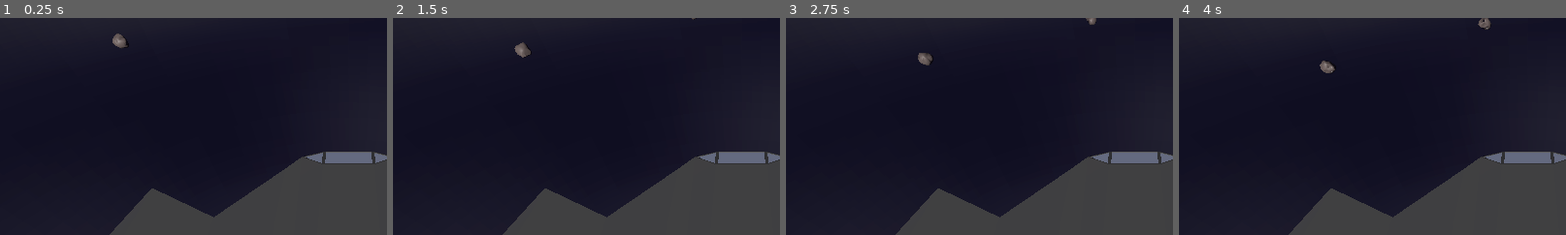
Above: before the commit, frames 1-4 (left to right).
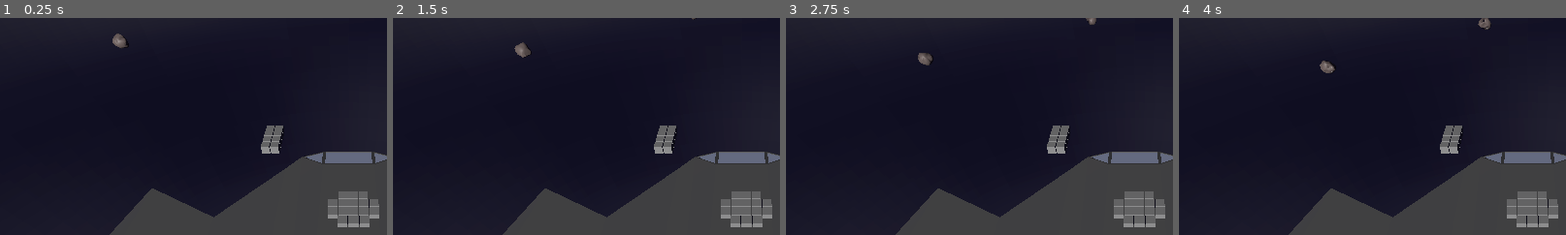
Above: after the commit, the same moments.

Repository: Xwilarg/LudumDare54
Game: Godot game, scene res://Scenes/Main.tscn
The game is run twice, just before and just after one commit, with the same random seed, the same clock (stepped at 60 frames per second) and the same inputs.
Inputs:
- Up to frame 1 (0.25 s): no input
- Up to frame 2 (1.5 s): click "Flak" at 0.5 s; click "Flak" at 1.25 s
- Up to frame 3 (2.75 s): click "Flak" at 2 s
- Up to frame 4 (4 s): click "Flak" at 2.75 s; click "Flak" at 3.5 s
The pictures show only the part of the screen within x 5-55%, y 10-60%; the shares and areas given below are measured in that part.

The runs differ from the first frame. In frame 1, 2.3% of the frame differs, in the area x 67-98%, y 49-97%; in frame 2, 2.3%; in frame 3, 2.3%; in frame 4, 2.3%.

Commit message:
Fix grid bugs

Diff:
--- a/Scenes/Spaceship.tscn
+++ b/Scenes/Spaceship.tscn
@@ -15,7 +15,7 @@
 transform = Transform3D(1, 0, 0, 0, 1, 0, 0, 0, 1, 0, -4.03657, 0)
 
 [node name="Grid" type="Node3D" parent="."]
-transform = Transform3D(1, 0, 0, 0, 1, 0, 0, 0, 1, 0, 3.41498, 0)
+transform = Transform3D(1, 0, 0, 0, 1, 0, 0, 0, 1, 0, 3.6, 0)
 script = ExtResource("3_n7wdy")
 raw_shape = ".XXX.
 XXXXX
@@ -23,7 +23,7 @@
 .XXX."
 
 [node name="Grid2" type="Node3D" parent="."]
-transform = Transform3D(1, 0, 0, 0, 1, 0, 0, 0, 1, -18.0755, 3.78256, -6)
+transform = Transform3D(1, 0, 0, 0, 1, 0, 0, 0, 1, 10, 5, 10)
 script = ExtResource("3_n7wdy")
 raw_shape = "XX
 XX
@@ -31,7 +31,7 @@
 XX"
 
 [node name="GridManager" parent="." node_paths=PackedStringArray("grid_ref") instance=ExtResource("4_e4d1o")]
-transform = Transform3D(1, 0, 0, 0, 1, 0, 0, 0, 1, 0, -4.03657, 0)
+transform = Transform3D(1, 0, 0, 0, 1, 0, 0, 0, 1, 0, 0, 0)
 grid_ref = [NodePath("../Grid"), NodePath("../Grid2")]
 
 [node name="StaticBody3D" type="StaticBody3D" parent="."]
--- a/Scripts/CardManager.gd
+++ b/Scripts/CardManager.gd
@@ -1,6 +1,6 @@
 extends Node
 
-@onready var asteroidManager: AsteroidManager = get_node("/root/Root/AsteroidManager")
+@onready var asteroidManager  = get_node("/root/Root/AsteroidManager")
 
 var _aaTimer: float = 1.0
 var _items: Array[ItemCard]
--- a/Scripts/Deck/Card.gd
+++ b/Scripts/Deck/Card.gd
@@ -12,7 +12,7 @@
 		shape = ["X"]
 	elif json.size == "S2":
 		previewModel = preload("res://Models/upgradePlaceholderBlock2.glb")
-		shape = ["XX"]
+		shape = ["X", "X"]
 	else: print("Unknown size " + json.size)
 
 var name: String
--- a/Scripts/GameManager.gd
+++ b/Scripts/GameManager.gd
@@ -72,10 +72,16 @@
 			var isDone = false
 			for gm in _gridManager:
 				for grid in gm.grid_ref:
-					if grid.on_grid(result.collider.global_position, Vector3.ONE, gm._space):
+					if grid.on_grid(result.collider.global_position):
 						# ... we place it on the grid
-						var grid_position = grid.world_position_to_grid_position(result.collider.global_position, Vector3.ONE, gm._space)
+
+						var grid_position = grid.world_position_to_grid_position(result.collider.global_position)
+						var world_position = grid.grid_position_to_world_position(grid_position)
+
+						print(result.collider.global_position)
 						print(grid_position)
+						print(world_position)
+
 						var insertable = grid.is_shape_placable(_selected_card.shape, Vector2i(0, 0), grid_position)
 						print(insertable)
 						if insertable:
--- a/Scripts/Grid.gd
+++ b/Scripts/Grid.gd
@@ -9,6 +9,8 @@
 var nrows: int
 var ncols: int
 
+var slot_size: Vector3
+var inter_space: float
 
 # Called when the node enters the scene tree for the first time.
 func _ready():
@@ -39,32 +41,38 @@
 	return self.global_position
 
 
-func world_position_to_grid_position(world_position: Vector3, slot_size: Vector3, inter_space: float) -> Vector2i:
-	var origin = self.global_position - (Vector3(inter_space, 0, inter_space) * Vector3(ncols - 1, 0, nrows - 1) + Vector3(ncols , 0, nrows ) * slot_size) / 2
+func world_position_to_grid_position(world_position: Vector3) -> Vector2i:
+	var origin = self.global_position - (Vector3(inter_space, 0, inter_space) * Vector3(ncols - 1, 0, nrows - 1) + Vector3(ncols , 0, nrows) * slot_size) / 2
 	var world_relative_coordinate = world_position - origin
 
-	var xdim = world_relative_coordinate[2] / (slot_size[2] + inter_space)
-	var ydim = world_relative_coordinate[0] / (slot_size[0] + inter_space)
+	var row = world_relative_coordinate[2] / (slot_size[2] + inter_space)
+	var col = world_relative_coordinate[0] / (slot_size[0] + inter_space)
 
 	var error_return_value = Vector2i(-1, -1)
 
-	if xdim >= nrows:
+	if row >= nrows:
 		return error_return_value
-	if ydim >= ncols:
+	if col >= ncols:
 		return error_return_value
-	if xdim < 0:
+	if row < 0:
 		return error_return_value
-	if ydim < 0:
+	if col < 0:
 		return error_return_value
-	return Vector2i(xdim, ydim)
+	return Vector2i(row, col)
 
 
-func on_grid(world_position: Vector3, slot_size: Vector3, inter_space: float) -> bool:
-	return world_position_to_grid_position(world_position, slot_size, inter_space)[0] > -1
+func grid_position_to_world_position(index_position: Vector2i) -> Vector3:
+	# compute (0, 0) position
+	var pos = self.position
+	var gpos = self.global_position
+	var origin = self.global_position - (Vector3(inter_space, 0, inter_space) * Vector3(ncols - 1, 0, nrows - 1) + Vector3(ncols , 0, nrows) * slot_size) / 2
+	return origin + Vector3(index_position[1], 0, index_position[0]) * (slot_size + Vector3(inter_space, 0, inter_space))
 
 
-func grid_position_to_world_position(index_position: Vector2i, slot_size: Vector3, inter_space: float) -> Vector3:
-	return self.global_position + (slot_size + Vector3(inter_space, 0, inter_space)) * Vector3(index_position[1], 0, index_position[0])
+func on_grid(world_position: Vector3) -> bool:
+	return world_position_to_grid_position(world_position)[0] > -1
+
+
 
 
 func get_enclosing_rectangle(input_shape, input_anchor, input_position) -> Array[Vector2i]:
@@ -75,7 +83,8 @@
 
 func is_shape_placable(input_shape: PackedStringArray, shape_anchor_position: Vector2i, position_index: Vector2i) -> bool:
 	# first, check if the rectangle is fitting
-	var shape_size = Vector2i(len(input_shape), len(input_shape[0]))
+	var input_nrows = len(input_shape)
+	var input_ncols = len(input_shape[0])
 
 	# top left corner in grid position
 	var input_rectangle = get_enclosing_rectangle(input_shape, shape_anchor_position, position_index)
@@ -84,14 +93,16 @@
 		return false
 
 	# bottom right corner in grid position
-	if input_rectangle[1][0] > self.nrows or input_rectangle[1][1] > self.ncols:
+	if input_rectangle[1][0] >= self.nrows or input_rectangle[1][1] >= self.ncols:
 		return false
 
 	# now, check that each elements have fitting "X"
-	for x in range(shape_size[0]):
-		for y in range(shape_size[1]):
+	for row in range(input_nrows):
+		for col in range(input_ncols):
 			# must all be "X" or "." at the same times
-			if input_shape[x][y] != self.shape[input_rectangle[0][0] + x][input_rectangle[0][1] + y]:
+			var coord_row = input_rectangle[0][0] + row
+			var coord_col =  input_rectangle[0][1] + col
+			if input_shape[row][col] != self.shape[coord_row][coord_col]:
 				return false
 	# if we pass all the checks, we are good to go !
 	return true
@@ -138,9 +149,9 @@
 
 
 # check that you can insert before calling this function
-func add_item_at_grid_position(input_item: Node3D, input_item_shape: PackedStringArray, shape_anchor_position: Vector2i, position_index: Vector2i) -> void:
+func add_item_at_grid_position(input_item: Node3D, input_item_shape: PackedStringArray, input_item_shape_anchor: Vector2i, position_index: Vector2i) -> void:
 	# first, get the top left and bottom right indexes of the inserted shape
-	var input_rectangle = get_enclosing_rectangle(input_item_shape, shape_anchor_position, position_index)
+	var input_rectangle = get_enclosing_rectangle(input_item_shape, input_item_shape_anchor, position_index)
 
 	# for each items that have at least one element of their shape inside the shape, we remove it
 	for placed_item_grid_position in placed_items.duplicate():
@@ -151,9 +162,13 @@
 		if placed_item_has_element_in_rectangle(placed_item_shape, placed_rectangle, input_item_shape, input_rectangle):
 			placed_items.erase(placed_item_grid_position)
 
-	placed_items[position_index] = [input_item, input_item_shape, shape_anchor_position]
+	placed_items[position_index] = [input_item, input_item_shape, input_item_shape_anchor]
+	# place item at its position:
+	var world_anchor_position = grid_position_to_world_position(position_index)
+	var world_zero_coordinates = world_anchor_position - Vector3(len(input_item_shape)/2.0 , 0, len(input_item_shape[0])/2.0)
+	input_item.global_position = world_anchor_position
 
 
-func add_item_at_world_position(input_item: Node3D, input_item_shape: PackedStringArray, shape_anchor_position: Vector2i, world_position: Vector3, slot_size: Vector3, inter_space: float) -> void:
-	var grid_position: Vector2i = world_position_to_grid_position(world_position, slot_size, inter_space)
-	add_item_at_grid_position(input_item, input_item_shape, shape_anchor_position, grid_position)
+func add_item_at_world_position(input_item: Node3D, input_item_shape: PackedStringArray, input_item_shape_anchor: Vector2i, world_position: Vector3) -> void:
+	var grid_position: Vector2i = world_position_to_grid_position(world_position)
+	add_item_at_grid_position(input_item, input_item_shape, input_item_shape_anchor, grid_position)
--- a/Scripts/GridManager.gd
+++ b/Scripts/GridManager.gd
@@ -10,6 +10,8 @@
 func _ready():
 	for grid in grid_ref:
 		grid.map(Callable(self, "instanciate_slots"))
+		grid.slot_size = Vector3.ONE
+		grid.inter_space  = _space
 	get_node("/root/GameManager")._gridManager.append(self)
 
 func instanciate_slots(x: float, z: float, xLen: int, zLen: int, grid_local_position: Vector3):
@@ -20,3 +22,4 @@
 		grid_local_position.z - (zLen + (zLen - 1) * _space) / 2.0 + z + (_space * z)
 	)
 	add_child(elem)
+	print(elem.global_position)
